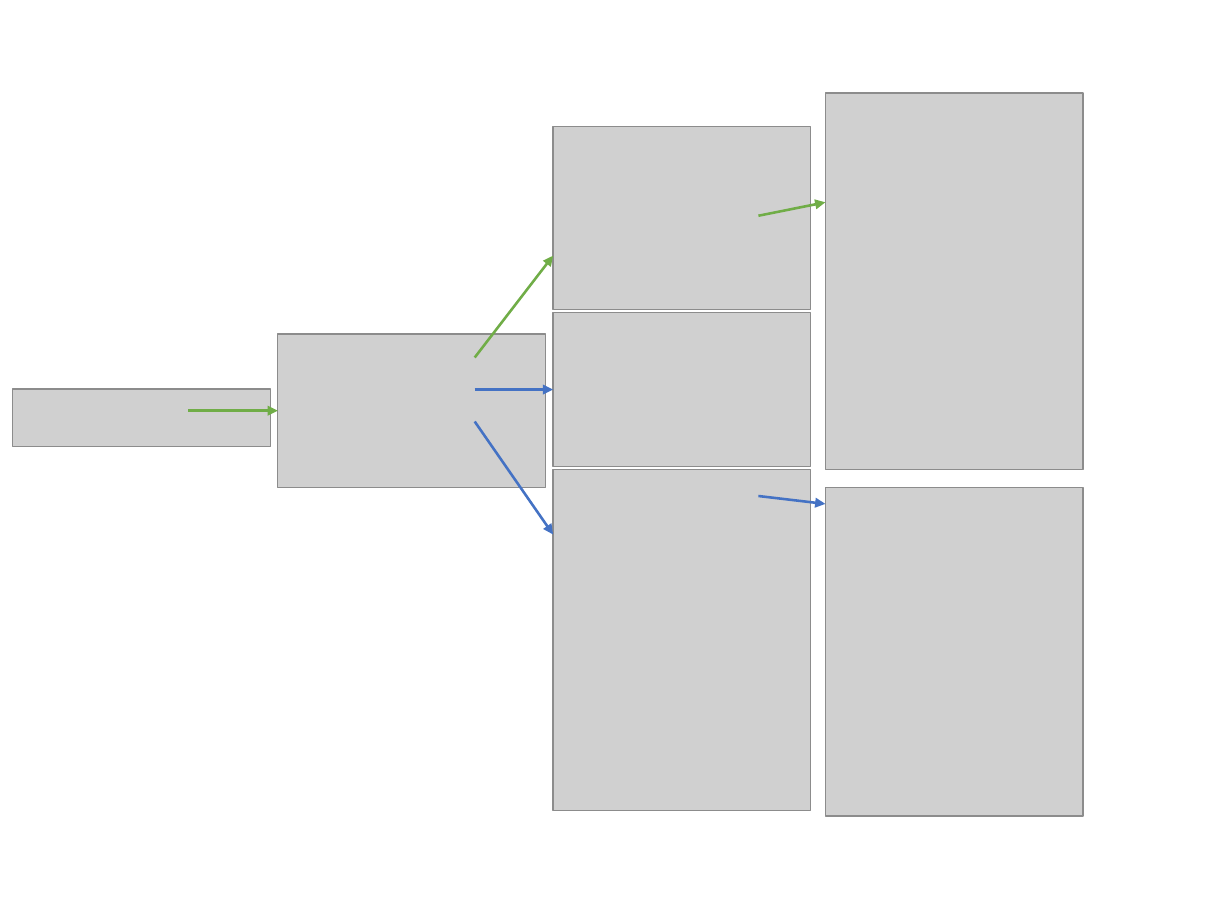
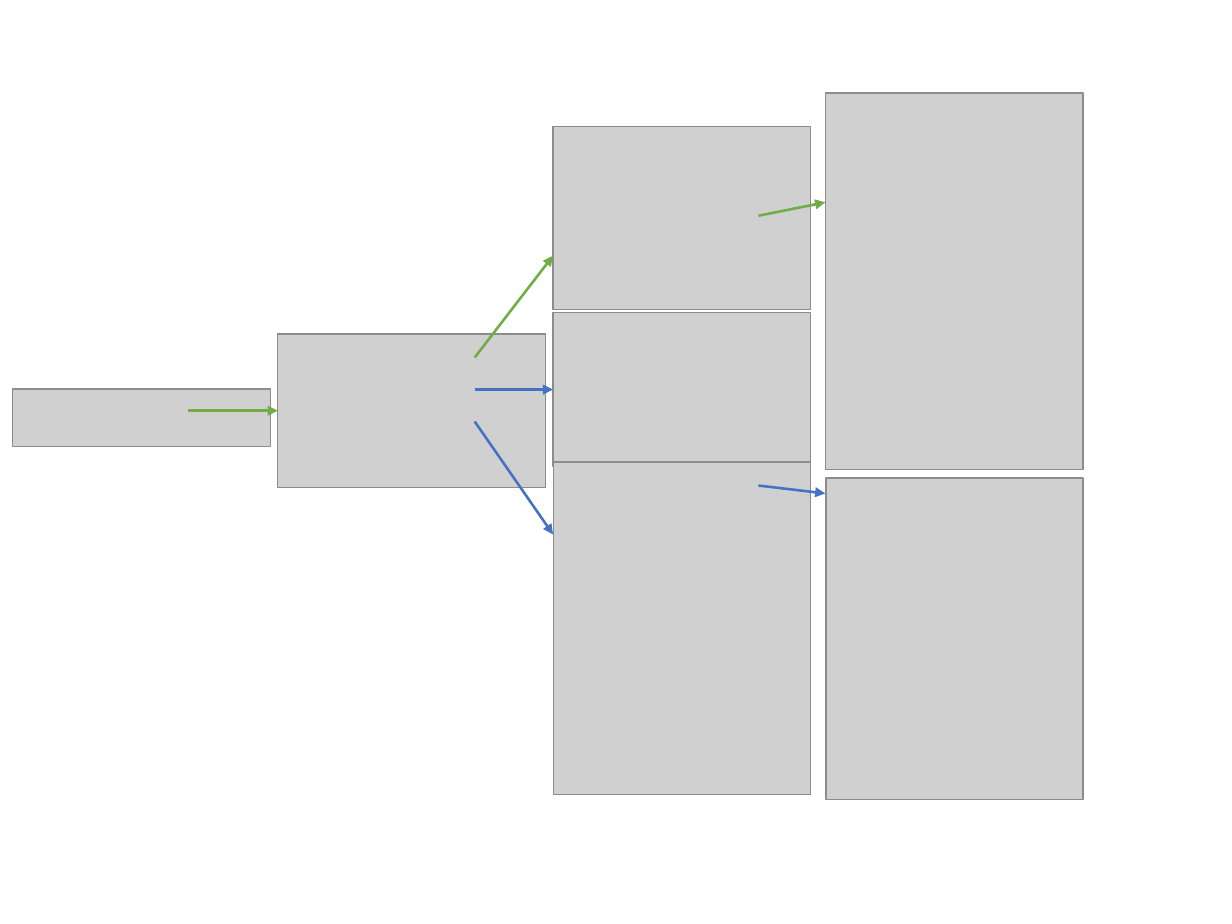
Before and after one commit to mLamneck/SDDS_ESP_Extension, a slide deck: slide 1 of assets/structure.pptx. Drawn at 1232x924 pixels with LibreOffice and Linux fonts; fonts in the diff are those of the drawing; grey boxes stand for pictures. Boxes give left, top, right and bottom in pixels: in the first picture for what was removed or moved away, otherwise in the second. Text is boxed around its words. In the diff, an @@ line names an element or a change of style, - is before the commit and + after.

```diff
--- a/assets/structure.pptx
+++ b/assets/structure.pptx
@@ picture: place and size @@
-picture at [553, 469, 811, 811]
+picture at [553, 462, 811, 795]
@@ picture: place and size @@
-picture at [825, 488, 1083, 817]
+picture at [827, 478, 1084, 800]
@@ arrow moved from (759, 496) - (825, 504) to (759, 485) - (825, 494) @@
```
Also in this commit, not shown: 3 other files.
